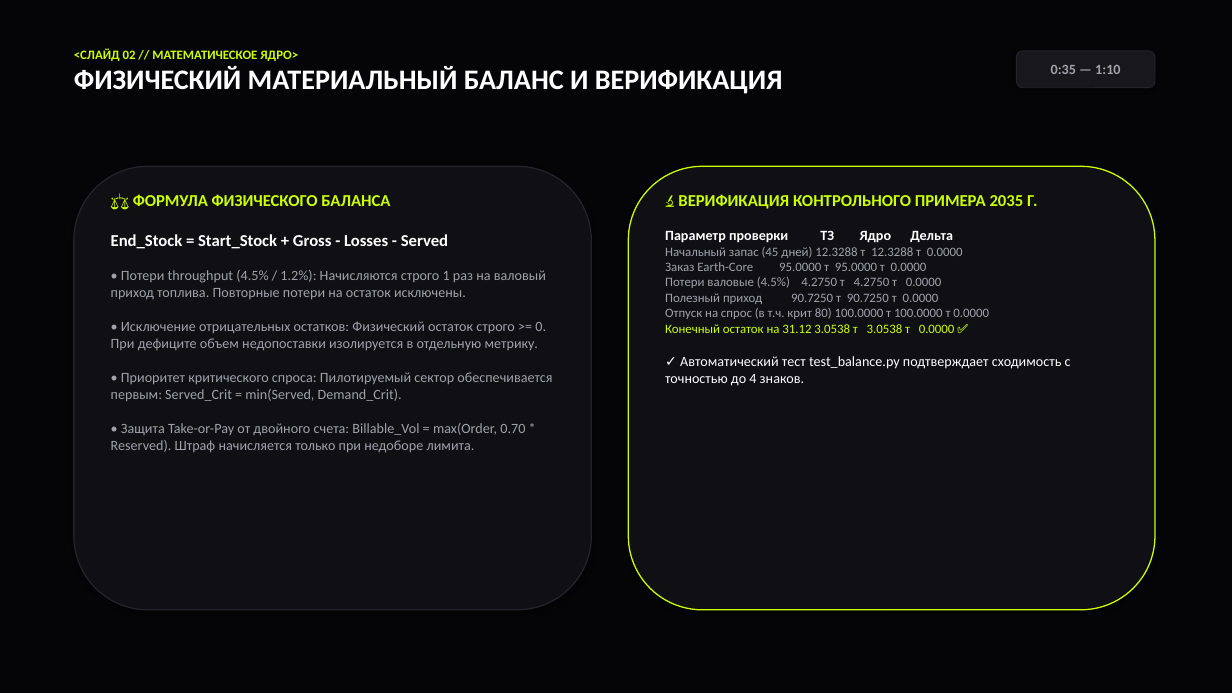
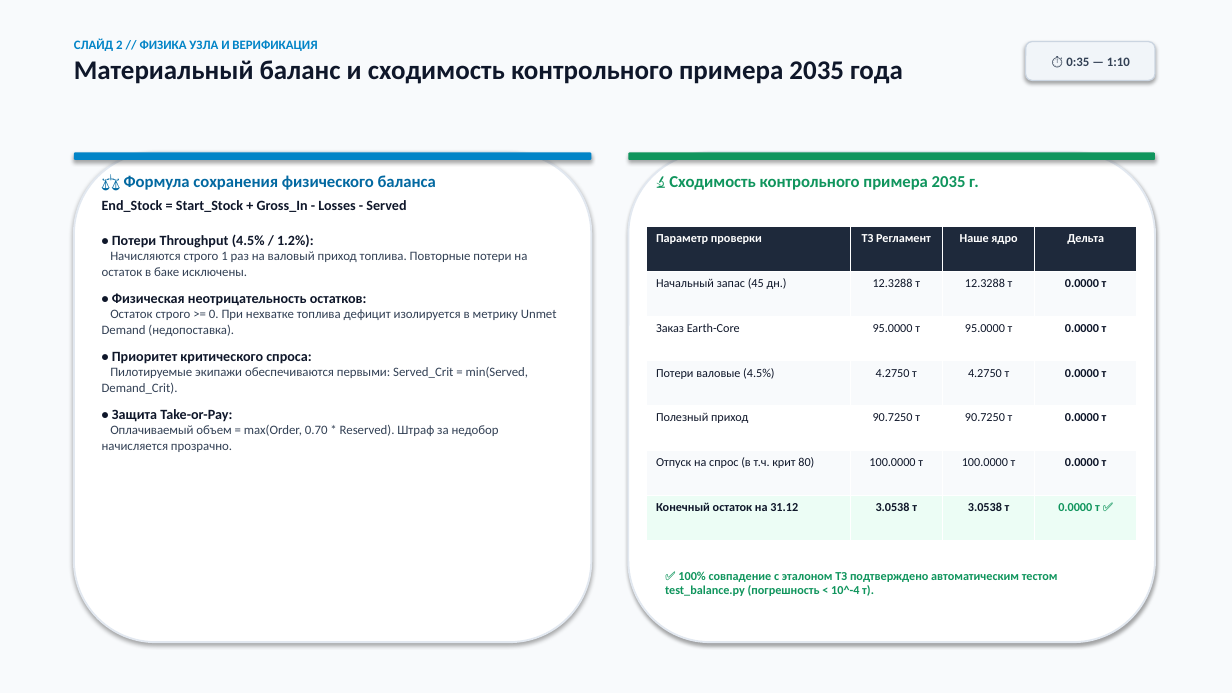
Before and after one commit to zahar713713-dot/Cosmo-Hackaton-2026, a slide deck: slide 2 of Presentation_Space_Logistics_2035.pptx. Drawn at 1232x693 pixels with LibreOffice and Linux fonts; fonts in the diff are those of the drawing. Boxes give left, top, right and bottom in pixels: in the first picture for what was removed or moved away, otherwise in the second. Text is boxed around its words. In the diff, an @@ line names an element or a change of style, - is before the commit and + after.

Commit message:
fix: revamp presentations with executive high-contrast theme and legible text

```diff
--- a/Presentation_Space_Logistics_2035.pptx
+++ b/Presentation_Space_Logistics_2035.pptx
@@ rectangle at [0,0,1232,693]: fill #050507 to #F8FAFC @@
@@ text at [74,39,903,84]: text changed; size 22 to 21 pt; text colour #FFFFFF to #0F172A @@
-<СЛАЙД 02 // МАТЕМАТИЧЕСКОЕ ЯДРО>
-ФИЗИЧЕСКИЙ МАТЕРИАЛЬНЫЙ БАЛАНС И ВЕРИФИКАЦИЯ
+СЛАЙД 2 // ФИЗИКА УЗЛА И ВЕРИФИКАЦИЯ
+Материальный баланс и сходимость контрольного примера 2035 года
@@ rounded rectangle "⏱ 0:35 — 1:10": place and size @@
-rounded rectangle "⏱ 0:35 — 1:10" at [1017,51,1155,88]
+rounded rectangle "⏱ 0:35 — 1:10" at [1026,42,1155,80]
@@ rounded rectangle "⏱ 0:35 — 1:10" at [1026,42,1155,80]: fill #18181C to #F1F5F9; outline #23232A 0.75 pt to #CBD5E1 1 pt @@
@@ text in rounded rectangle at [1066,57,1130,66]: text changed; size 11 to 10 pt; text colour #A1A1AA to #334155 @@
-0:35 — 1:10
+⏱ 0:35 — 1:10
@@ rounded rectangle: place and size @@
-rounded rectangle at [74,166,592,610]
+rounded rectangle at [74,152,592,642]
@@ rounded rectangle at [74,152,592,642]: fill #0F0F14 to #FFFFFF; outline #23232A 1 pt to #E2E8F0 1.5 pt @@
@@ rounded rectangle added at [74,152,592,160], fill #0284C7 @@
@@ text at [102,175,557,452]: text changed; size 11 to 10 pt; text colour #A1A1AA to #334155 @@
-⚖️ ФОРМУЛА ФИЗИЧЕСКОГО БАЛАНСА
-End_Stock = Start_Stock + Gross - Losses - Served
-• Потери throughput (4.5% / 1.2%): Начисляются строго 1 раз на валовый приход топлива. Повторные потери на остаток исключены.
-• Исключение отрицательных остатков: Физический остаток строго >= 0. При дефиците объем недопоставки изолируется в отдельную метрику.
-• Приоритет критического спроса: Пилотируемый сектор обеспечивается первым: Served_Crit = min(Served, Demand_Crit).
-• Защита Take-or-Pay от двойного счета: Billable_Vol = max(Order, 0.70 * Reserved). Штраф начисляется только при недоборе лимита.
+⚖️ Формула сохранения физического баланса
+End_Stock = Start_Stock + Gross_In - Losses - Served
+• Потери Throughput (4.5% / 1.2%):
+Начисляются строго 1 раз на валовый приход топлива. Повторные потери на остаток в баке исключены.
+• Физическая неотрицательность остатков:
+Остаток строго >= 0. При нехватке топлива дефицит изолируется в метрику Unmet Demand (недопоставка).
+• Приоритет критического спроса:
+Пилотируемые экипажи обеспечиваются первыми: Served_Crit = min(Served, Demand_Crit).
+• Защита Take-or-Pay:
+Оплачиваемый объем = max(Order, 0.70 * Reserved). Штраф за недобор начисляется прозрачно.
@@ rounded rectangle: place and size @@
-rounded rectangle at [628,166,1155,610]
+rounded rectangle at [628,152,1155,642]
@@ rounded rectangle at [628,152,1155,642]: fill #0F0F14 to #FFFFFF; outline #CCFF00 1 pt to #E2E8F0 1.5 pt @@
@@ rounded rectangle added at [628,152,1155,160], fill #10955D @@
@@ text added at [669,176,979,190], 13 pt, text #10955D, bold @@
+🔬 Сходимость контрольного примера 2035 г.
@@ text removed at [665,194,1071,386] @@
-🔬 ВЕРИФИКАЦИЯ КОНТРОЛЬНОГО ПРИМЕРА 2035 Г.
-Параметр проверки ТЗ Ядро Дельта
-Начальный запас (45 дней) 12.3288 т 12.3288 т 0.0000
-Заказ Earth-Core 95.0000 т 95.0000 т 0.0000
-Потери валовые (4.5%) 4.2750 т 4.2750 т 0.0000
-Полезный приход 90.7250 т 90.7250 т 0.0000
-Отпуск на спрос (в т.ч. крит 80) 100.0000 т 100.0000 т 0.0000
-Конечный остаток на 31.12 3.0538 т 3.0538 т 0.0000 ✅
-✓ Автоматический тест test_balance.py подтверждает сходимость с точностью до 4 знаков.
@@ table added at [647,226,1137,541], 7 rows, 4 columns @@
+Параметр проверки | ТЗ Регламент | Наше ядро | Дельта
+Начальный запас (45 дн.) | 12.3288 т | 12.3288 т | 0.0000 т
+Заказ Earth-Core | 95.0000 т | 95.0000 т | 0.0000 т
+Потери валовые (4.5%) | 4.2750 т | 4.2750 т | 0.0000 т
+Полезный приход | 90.7250 т | 90.7250 т | 0.0000 т
+Отпуск на спрос (в т.ч. крит 80) | 100.0000 т | 100.0000 т | 0.0000 т
+Конечный остаток на 31.12 | 3.0538 т | 3.0538 т | 0.0000 т ✅
@@ text added at [665,571,1058,596], 9.5 pt, text #10955D, bold @@
+✅ 100% совпадение с эталоном ТЗ подтверждено автоматическим тестом test_balance.py (погрешность < 10^-4 т).
```
Also in this commit, not shown: 4 other slides changed, 2 slides added, 2 slides removed, 3 other files.
